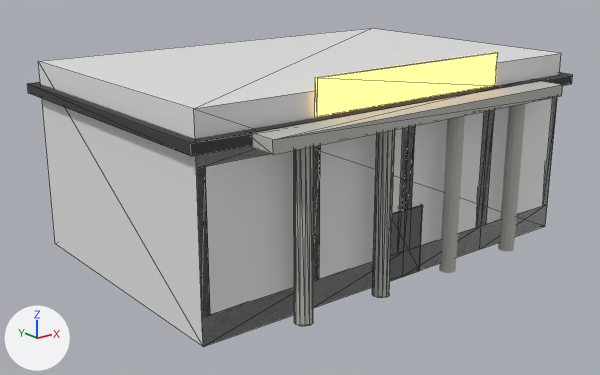
Before and after pictures for a commit that changed the glTF model models/city/buildings/lobby_granit.glb.
Both versions are drawn from a camera (50 mm lens) standing at (-16.69, -20.46, 9.92) and looking at (-0.64, -0.4, 1.9). Lighting does not change. The marker at lower left points along +X, +Y and +Z. The older version comes first. Mesh edges are drawn as thin lines on the coarser meshes. Where no turn or scale is listed for an object, it has been applied to the vertices. Vertices at exactly the same position are counted once.

Objects in the first picture: 'column', 'column.001', 'column.002', 'column.003', 'door', 'lobby_granit-col', 'pediment', 'roof', 'shopfront', 'sign_board'.
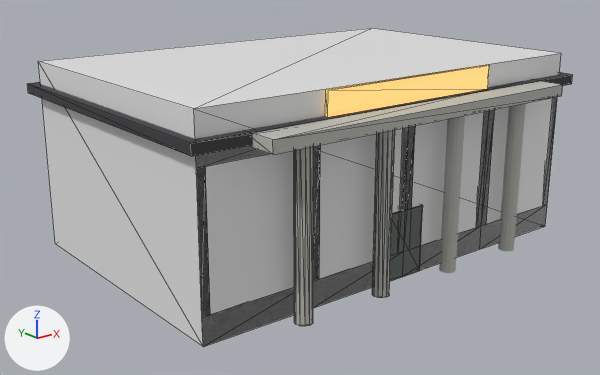
Edits to the scene script, one JSON object a line:
```json
{"op": "set", "path": "mat_cafe_sign.emission_color", "old": "(1.0, 0.6, 0.2)", "new": "(0.8, 0.48, 0.16)", "note": "orange #ffcb7c -> orange #e7b86f"}
{"op": "set", "path": "mat_cafe_sign.emission_strength", "old": "1.5", "new": "1.0"}
{"block": "me_sign_board", "where": "# used by ob_sign_board; location = (0.0, -4.62, 5.85)"}
{"op": "remove", "block": "me_sign_board", "code": "me_sign_board.from_pydata(...)  # 8 vertices, 12 faces; spans x -3.5..3.5, y -0.05..0.05, z -0.5..0.5"}
{"op": "add", "block": "me_sign_board", "code": "me_sign_board.from_pydata(...)  # 8 vertices, 12 faces; spans x -3.15..3.15, y -0.05..0.05, z -0.35..0.35"}
{"block": "me_sign_board", "change": "me_sign_board part 1: the whole mesh is scaled about its middle by (0.9, 1, 0.7)"}
{"op": "set", "path": "ob_sign_board.location", "old": "(0.0, -4.62, 5.85)", "new": "(0.0, -4.62, 5.65)"}
```

Changed parts and their boxes [x1, y1, x2, y2] in the pictures (600 x 375 px):
```json
{"object": "sign_board", "change": "recoloured, surface changed, rescaled", "before": [315, 52, 498, 117], "after": [325, 65, 489, 117], "on screen": "10% narrower, 20% shorter"}
```
